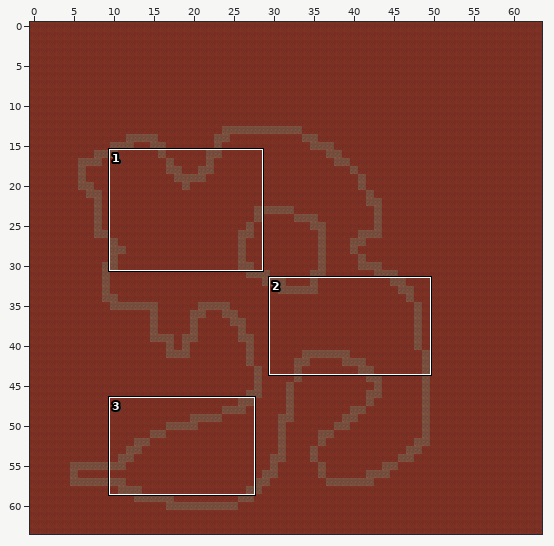
A Tiled map gets an edit: assets/tiled/mapUnderground4.tmx. The picture above shows the old version from afar; the outline marks the close-up.
Close-up. Before:
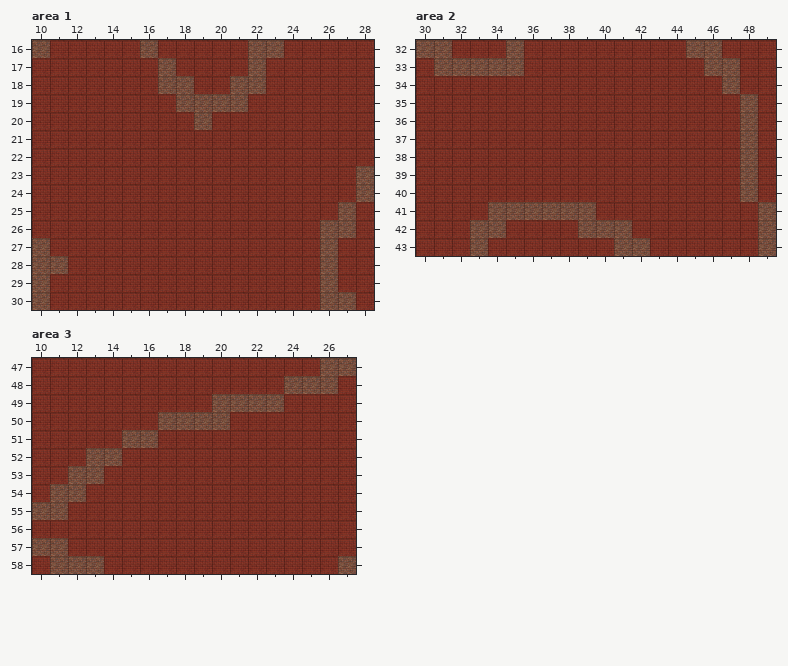
Cells are 64x64 px. Shown: area 1 x 10..28, y 16..30; area 2 x 30..49, y 32..43; area 3 x 10..27, y 47..58. The commit also changed other parts of the map, which this record leaves out.
New version:
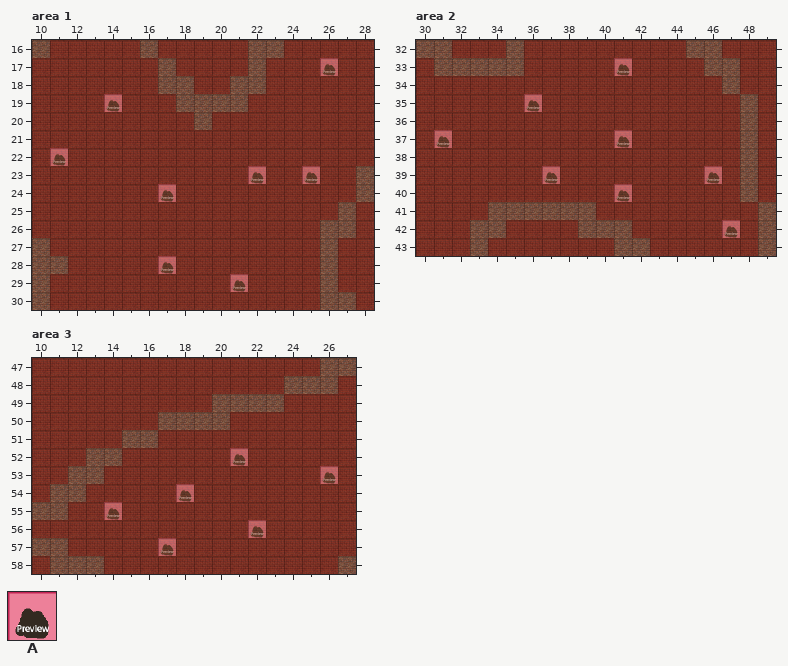
Key: from "tileset": A 34.
_ is an empty cell, . an unchanged one.
Change:
--- layer "walls", area 1
@@ x 26..26 @@
-17 _
+17 A
@@ x 14..14 @@
-19 _
+19 A
@@ x 11..25 @@
-22 _..............
-23 ..........._.._
-24 ......_........
+22 A..............
+23 ...........A..A
+24 ......A........
@@ x 17..21 @@
-28 _....
-29 ...._
+28 A....
+29 ....A
--- layer "walls", area 2
@@ x 41..41 @@
-33 _
+33 A
@@ x 36..36 @@
-35 _
+35 A
@@ x 31..41 @@
-37 _........._
+37 A.........A
@@ x 37..46 @@
-39 _........_
-40 ...._.....
+39 A........A
+40 ....A.....
@@ x 47..47 @@
-42 _
+42 A
--- layer "walls", area 3
@@ x 14..26 @@
-52 ......._.....
-53 ............_
-54 ...._........
-55 _............
-56 ........_....
-57 ..._.........
+52 .......A.....
+53 ............A
+54 ....A........
+55 A............
+56 ........A....
+57 ...A.........
